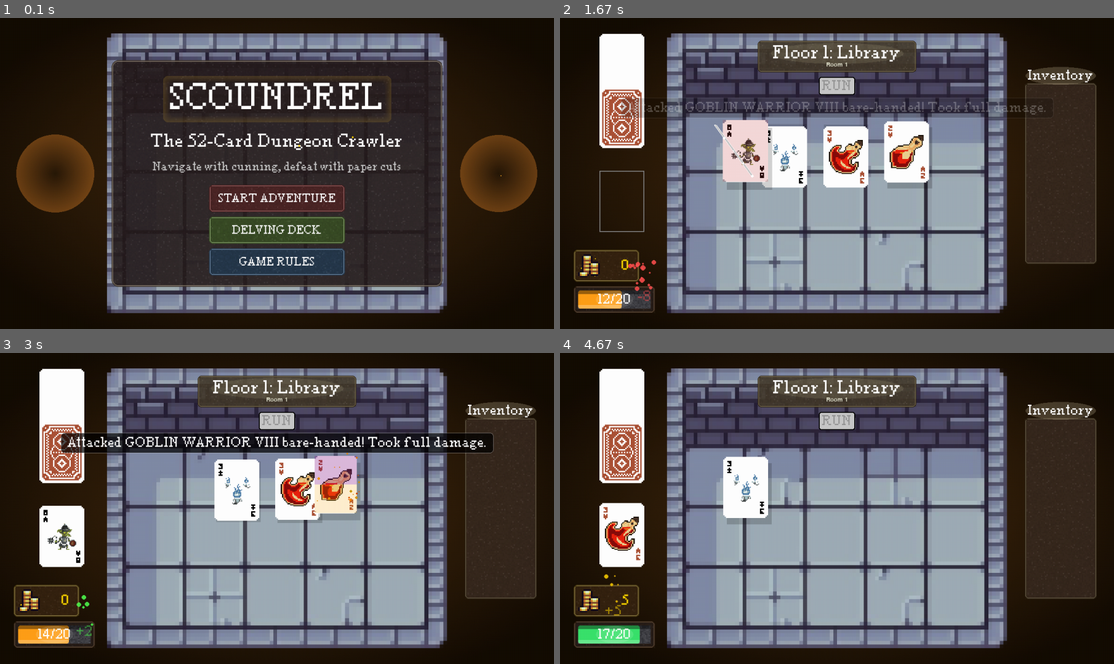
Above: before the commit, frames 1-4 (two rows, left to right).
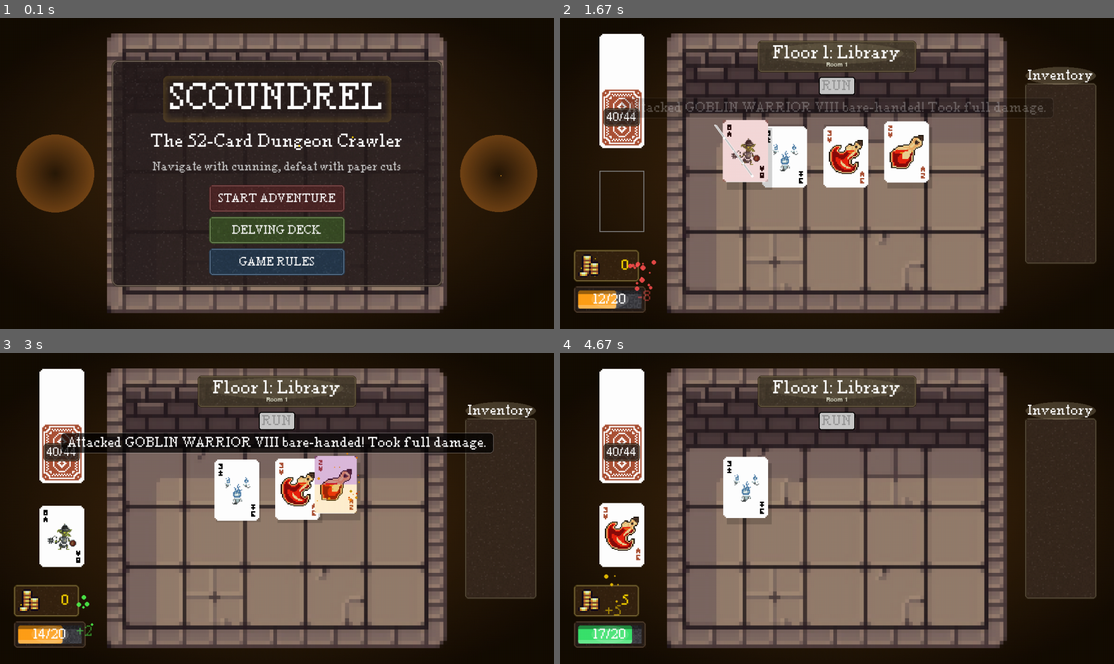
Above: after the commit, the same moments.

Repository: YetiGonk/Scoundrel-Pygame
Game: pygame game, started from main.py
Two runs of this game, one before a commit and one after it. Both use one fixed random seed, a clock stepped at 60 frames per second and the inputs below.
Inputs (mouse positions are in pixels of both pictures, inside the frame that each line leads up to):
- Up to frame 1 (0.1 s): no input
- Up to frame 2 (1.67 s): press the mouse at (837, 198) at 0.37 s; move the mouse to (842, 232) at 0.47 s; release the mouse at (853, 266) at 0.6 s; press the mouse at (803, 151) at 1.2 s; move the mouse to (781, 129) at 1.3 s; release the mouse at (759, 108) at 1.43 s; press the mouse at (742, 154) at 1.53 s; move the mouse to (764, 189) at 1.63 s
- Up to frame 3 (3 s): release the mouse at (221, 558) at 1.77 s; press the mouse at (337, 489) at 2.87 s; move the mouse to (216, 449) at 2.97 s
- Up to frame 4 (4.67 s): release the mouse at (654, 412) at 3.1 s; click (881, 489) at 3.72 s

The runs differ from the first frame. In frame 1, 11% of the frame differs, in the area x 19-81%, y 4-95%; in frame 2, 44%; in frame 3, 43%; in frame 4, 49%, in the area x 5-81%, y 4-95%.

Commit message:
deck counter and updated floor images

Diff:
--- a/components/deck.py
+++ b/components/deck.py
@@ -3,7 +3,7 @@
 """
 import random
 import pygame
-from constants import CARD_WIDTH, CARD_HEIGHT, SCREEN_WIDTH, SCREEN_HEIGHT, FLOOR_WIDTH, FLOOR_HEIGHT, GRAY, SUITS, DECK_POSITION
+from constants import CARD_WIDTH, CARD_HEIGHT, SCREEN_WIDTH, SCREEN_HEIGHT, FLOOR_WIDTH, FLOOR_HEIGHT, GRAY, SUITS, DECK_POSITION, DECK_DIAMONDS_VALUE_RANGE, DECK_HEARTS_VALUE_RANGE, DECK_MONSTER_COUNT, DECK_BLACK_VALUE_RANGE, DECK_TOTAL_COUNT
 from utils.resource_loader import ResourceLoader
 
 class Deck:
@@ -21,7 +21,7 @@
         self.rect = pygame.Rect(self.position[0], self.position[1], CARD_WIDTH, CARD_HEIGHT)
 
     def initialise_deck(self, player_deck=None):
-        """Initialize the deck for a floor.
+        """Initialise the deck for a floor.
 
         This method creates a random deck for each floor, making every run more varied.
         Each floor deck follows these rules:
@@ -54,11 +54,11 @@
         - No more than 4 duplicates of the same card (suit/value)
         - Equal number of weapon and potion cards
         """
-        # Step 1: Decide how many monster cards we'll have (16-24)
-        monster_count = random.randint(16, 24)
+        # Step 1: Decide how many monster cards we'll have
+        monster_count = random.randint(DECK_MONSTER_COUNT[0], DECK_MONSTER_COUNT[1])
 
         # Step 2: Calculate how many weapon/potion cards
-        weapon_potion_count = 44 - monster_count
+        weapon_potion_count = DECK_TOTAL_COUNT - monster_count
         # Ensure it's an even number since weapons and potions must be equal
         if weapon_potion_count % 2 != 0:
             weapon_potion_count -= 1
@@ -70,13 +70,13 @@
         card_counts = {}  # (suit, value) -> count
 
         # Add monsters (clubs and spades)
-        self._add_cards_to_deck(["clubs", "spades"], range(2, 15), monster_count, card_counts)
+        self._add_cards_to_deck(["clubs", "spades"], range(DECK_BLACK_VALUE_RANGE[0], DECK_BLACK_VALUE_RANGE[1] + 1), monster_count, card_counts)
 
         # Add weapons (diamonds)
-        self._add_cards_to_deck(["diamonds"], range(2, 11), weapon_count, card_counts)
+        self._add_cards_to_deck(["diamonds"], range(DECK_DIAMONDS_VALUE_RANGE[0], DECK_DIAMONDS_VALUE_RANGE[1] + 1), weapon_count, card_counts)
 
         # Add potions (hearts)
-        self._add_cards_to_deck(["hearts"], range(2, 11), potion_count, card_counts)
+        self._add_cards_to_deck(["hearts"], range(DECK_HEARTS_VALUE_RANGE[0], DECK_HEARTS_VALUE_RANGE[1] + 1), potion_count, card_counts)
 
     def _add_cards_to_deck(self, suits, value_range, count, card_counts):
         """Add cards to the deck while respecting the duplicate limit."""
--- a/constants.py
+++ b/constants.py
@@ -132,6 +132,13 @@
 STARTING_HEALTH = 20
 MAX_HEALTH = 20
 
+# Deck creation constants
+DECK_TOTAL_COUNT = 44
+DECK_MONSTER_COUNT = (18, 25) # (min, max)
+DECK_BLACK_VALUE_RANGE = (2, 14) # (min, max)
+DECK_HEARTS_VALUE_RANGE = (2, 10) # (min, max)
+DECK_DIAMONDS_VALUE_RANGE = (2, 10) # (min, max)
+
 # File paths
 ASSETS_PATH = "assets"
 CARDS_PATH = f"{ASSETS_PATH}/cards"
--- a/gameplay/ui_renderer.py
+++ b/gameplay/ui_renderer.py
@@ -1,10 +1,8 @@
 """UI Renderer for drawing game elements in the Scoundrel game."""
 import pygame
 import random
-from constants import SCREEN_WIDTH, SCREEN_HEIGHT, CARD_WIDTH, CARD_HEIGHT
-from constants import WHITE, BLACK, GRAY, DARK_GRAY, LIGHT_GRAY, GOLD_COLOR, FONTS_PATH
+from constants import SCREEN_WIDTH, SCREEN_HEIGHT, CARD_WIDTH, CARD_HEIGHT, WHITE, BLACK, GRAY, DARK_GRAY, LIGHT_GRAY, GOLD_COLOR, FONTS_PATH, DECK_TOTAL_COUNT
 from utils.resource_loader import ResourceLoader
-
 
 class UIRenderer:
     """Handles rendering of UI elements and game objects."""
@@ -18,7 +16,7 @@
         # Health display parameters
         health_display_x = 40
         health_display_y = SCREEN_HEIGHT - self.playing_state.deck.rect.y
-        health_bar_width = 160
+        health_bar_width = 140
         health_bar_height = 40
 
         # Create or update health panel with dungeon style
@@ -259,6 +257,45 @@
         # Draw the gold text on top
         surface.blit(gold_text, gold_text_rect)
 
+    def draw_deck_count(self, surface):
+        """Draw deck card counter display with current and total cards."""
+        # Counter display parameters
+        count_panel_width = 80
+        count_panel_height = 40
+        count_panel_x = 87 + CARD_WIDTH//2 - count_panel_width//2
+        count_panel_y = 35 + (len(self.playing_state.deck.cards)-1)*3 + CARD_HEIGHT//2 - count_panel_height//2
+
+        # Create or update health panel with dungeon style
+        if not hasattr(self, 'count_panel'):
+            panel_rect = pygame.Rect(
+                count_panel_x,
+                count_panel_y,
+                count_panel_width,
+                count_panel_height
+            )
+
+            # Create the panel with a dark wooden appearance for the deck count
+            from ui.panel import Panel
+            self.count_panel = Panel(
+                (panel_rect.width, panel_rect.height),
+                (panel_rect.left, panel_rect.top),
+                colour=(45, 35, 30),  # Very dark brown
+                alpha=220,
+                border_radius=8,
+                dungeon_style=True,
+                border_width=3,
+                border_colour=(90, 60, 35)  # Medium brown border
+            )
+        else:
+            # Update the position of the existing panel
+            self.count_panel.rect.topleft = (count_panel_x, count_panel_y)
+
+        self.count_panel.draw(surface)
+
+        count_text = self.playing_state.caption_font.render(f"{len(self.playing_state.deck.cards)}/{DECK_TOTAL_COUNT}", True, WHITE)
+        count_text_rect = count_text.get_rect(center=self.count_panel.rect.center)
+        surface.blit(count_text, count_text_rect)
+
     def _draw_card_shadow(self, surface, card):
         """Draw shadow effect for a card"""
         shadow_alpha = 60
--- a/roguelike_constants.py
+++ b/roguelike_constants.py
@@ -2,7 +2,7 @@
 import random
 
 # Floor definitions
-FLOOR_TYPES = ["dungeon", "forest", "library", "crypt", "MOLTEN"]
+FLOOR_TYPES = ["dungeon", "forest", "library", "crypt", "molten"]
 
 # Floor structure
 FLOOR_STRUCTURE = {
--- a/states/playing_state.py
+++ b/states/playing_state.py
@@ -40,30 +40,30 @@
         """Initialise the playing state."""
         super().__init__(game_manager)
 
-        # Initialize managers and controllers
-        self._initialize_managers()
-
-        # Initialize game state variables
-        self._initialize_state_variables()
-
-        # Initialize player state
-        self._initialize_player_state()
-
-        # Initialize game components
-        self._initialize_game_components()
-
-        # Initialize UI elements
-        self._initialize_ui_elements()
-
-    def _initialize_managers(self):
-        """Initialize all manager and controller classes."""
-        # Initialize animation manager
+        # Initialise managers and controllers
+        self._initialise_managers()
+
+        # Initialise game state variables
+        self._initialise_state_variables()
+
+        # Initialise player state
+        self._initialise_player_state()
+
+        # Initialise game components
+        self._initialise_game_components()
+
+        # Initialise UI elements
+        self._initialise_ui_elements()
+
+    def _initialise_managers(self):
+        """Initialise all manager and controller classes."""
+        # Initialise animation manager
         self.animation_manager = AnimationManager()
 
-        # Initialize resource loader
+        # Initialise resource loader
         self.resource_loader = ResourceLoader
 
-        # Initialize our modular managers
+        # Initialise our modular managers
         self.card_action_manager = CardActionManager(self)
         self.room_manager = RoomManager(self)
         self.animation_controller = AnimationController(self)
@@ -73,8 +73,8 @@
         self.game_state_controller = GameStateController(self)
         self.ui_factory = UIFactory(self)
 
-    def _initialize_state_variables(self):
-        """Initialize general state variables."""
+    def _initialise_state_variables(self):
+        """Initialise general state variables."""
         # Make constants accessible to the class
         self.SCREEN_WIDTH = SCREEN_WIDTH
         self.SCREEN_HEIGHT = SCREEN_HEIGHT
@@ -105,8 +105,8 @@
         # Message display
         self.message = None
 
-    def _initialize_player_state(self):
-        """Initialize player stats and inventory."""
+    def _initialise_player_state(self):
+        """Initialise player stats and inventory."""
         # Player stats
         self.life_points = 20
         self.max_life = 20
@@ -118,17 +118,18 @@
         self.inventory = []
         self.MAX_INVENTORY_SIZE = 2
 
-    def _initialize_game_components(self):
-        """Initialize game components like deck, discard pile, room."""
+    def _initialise_game_components(self):
+        """Initialise game components like deck, discard pile, room."""
         self.deck = None
         self.discard_pile = None
         self.room = None
         self.current_floor = None
 
-    def _initialize_ui_elements(self):
-        """Initialize UI elements and resources."""
+    def _initialise_ui_elements(self):
+        """Initialise UI elements and resources."""
         self.header_font = None
         self.body_font = None
+        self.caption_font = None
         self.normal_font = None
         self.run_button = None
         self.background = None
@@ -145,7 +146,7 @@
         # Load resources
         self._load_resources()
 
-        # Initialize game components
+        # Initialise game components
         self._setup_game_components()
 
         # Handle player state setup
@@ -166,6 +167,7 @@
         self.title_font = ResourceLoader.load_font("fonts/Pixel Times.ttf", 60)
         self.header_font = ResourceLoader.load_font("fonts/Pixel Times.ttf", 36)
         self.body_font = ResourceLoader.load_font("fonts/Pixel Times.ttf", 28)
+        self.caption_font = ResourceLoader.load_font("fonts/Pixel Times.ttf", 24)
         self.normal_font = pygame.font.SysFont(None, 20)
 
         # Load background
@@ -198,8 +200,8 @@
         self.floor = pygame.transform.scale(self.floor, (FLOOR_WIDTH, FLOOR_HEIGHT))
 
     def _setup_game_components(self):
-        """Initialize deck, discard pile, and room."""
-        # Initialize floor information
+        """Initialise deck, discard pile, and room."""
+        # Initialise floor information
         floor_manager = self.game_manager.floor_manager
         self.current_floor = floor_manager.get_current_floor()
 
@@ -213,7 +215,7 @@
         self.discard_pile = DiscardPile()
         self.room = Room(self.animation_manager)
 
-        # Initialize the visual representation for deck and discard pile
+        # Initialise the visual representation for deck and discard pile
         if hasattr(self.deck, "initialise_visuals"):
             self.deck.initialise_visuals()
 
@@ -313,12 +315,12 @@
         # Check if we're coming from treasure room
         coming_from_treasure = hasattr(self.game_manager, 'coming_from_treasure') and self.game_manager.coming_from_treasure
 
-        # Initialize the deck if needed
+        # Initialise the deck if needed
         if not coming_from_treasure:
             # Get player's delving deck if it exists
             player_deck = self.game_manager.delving_deck if hasattr(self.game_manager, 'delving_deck') else None
 
-            # Initialize deck with player cards shuffled in
+            # Initialise deck with player cards shuffled in
             self.deck.initialise_deck(player_deck)
 
             # Also clear the discard pile when starting a new floor (not from merchant)
@@ -327,7 +329,7 @@
                 if hasattr(self.discard_pile, 'card_stack'):
                     self.discard_pile.card_stack = []
 
-        # Initialize last_card variable
+        # Initialise last_card variable
         last_card_from_merchant = None
 
         # If we have preserved card data, prepare it for the next room
@@ -849,6 +851,9 @@
         # Draw gold display
         self.ui_renderer.draw_gold_display(surface)
 
+        # Draw deck count display
+        self.ui_renderer.draw_deck_count(surface)
+
         # Draw UI animations (health changes, etc.)
         self.animation_manager.draw_ui_effects(surface)
 
Binary file changed: assets/floors/dungeon_floor.png
Binary file changed: assets/floors/forest_floor.png
Binary file changed: assets/floors/library_floor.png
Binary file changed: assets/floors/merchant_floor.png
Renamed: assets/floor.png -> assets/floors/molten_floor.png
Binary file changed: assets/floors/treasure_floor.png
Binary file removed: assets/floors/volcano_floor.png
